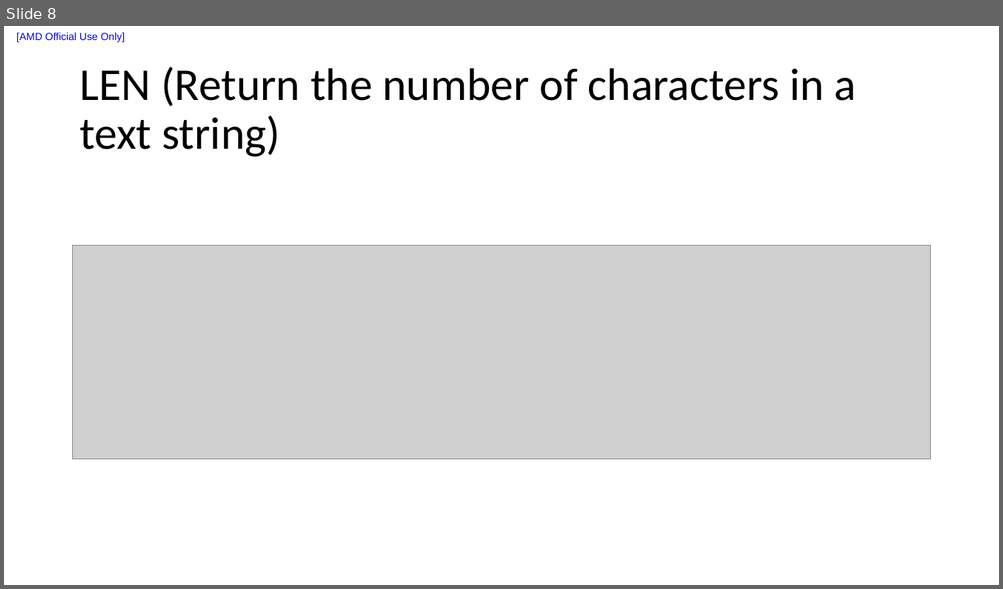
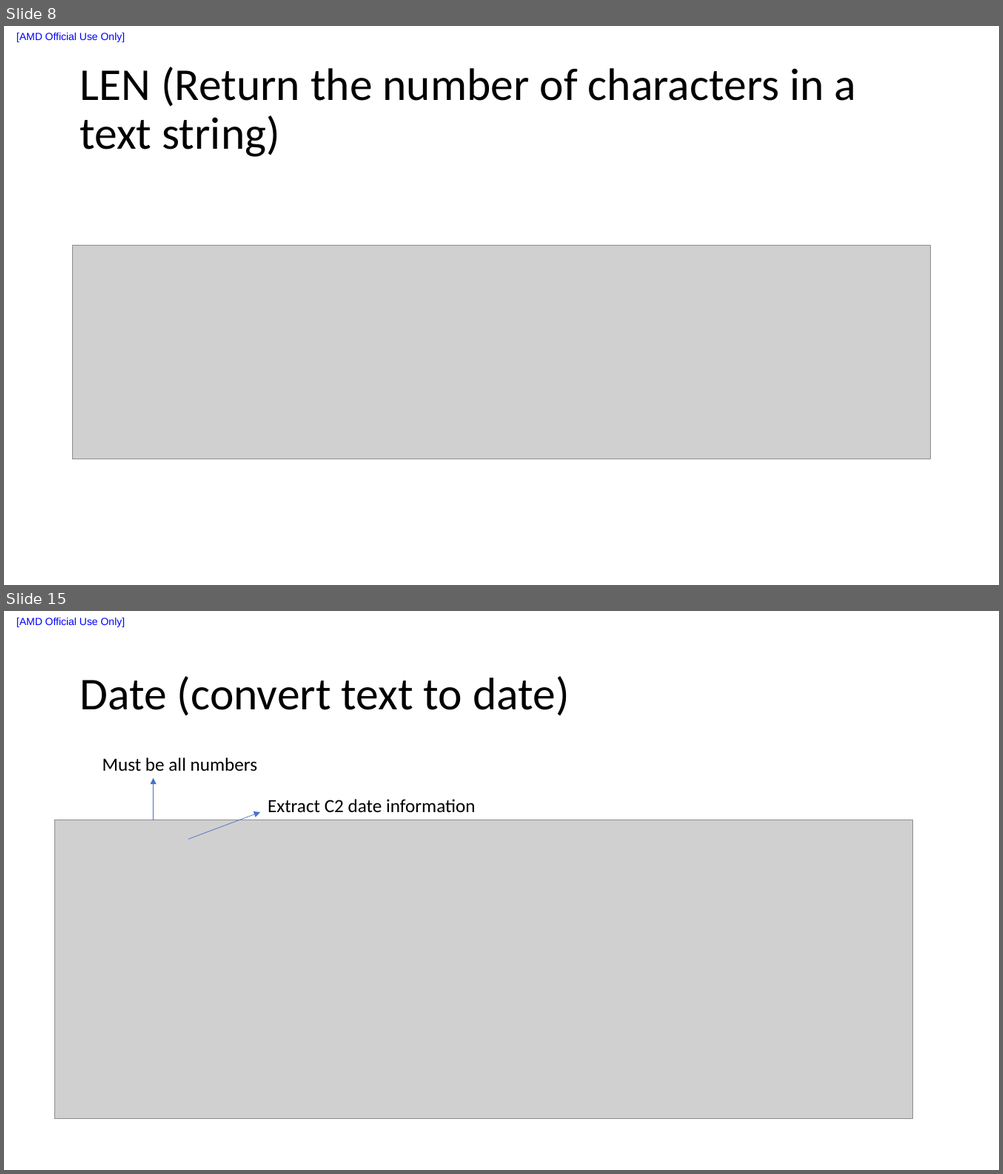
Before and after one commit to liuxu-github-ui/Excel, a slide deck: ExcelFundamentalsfordataanalysis.pptx. Shown one above the other, each under a label of ours: slide 8 before the commit, slides 8 and 15 after it; the slides between them are not shown. The pictures are 1003x589 and 1003x1174 pixels, drawn with LibreOffice and Linux fonts; fonts in the diff are those of the drawing; grey boxes stand for pictures. Boxes give left, top, right and bottom in pixels: in the first picture for what was removed or moved away, otherwise in the second. Text is boxed around its words. In the diff, an @@ line names an element or a change of style, - is before the commit and + after.

```diff
--- a/ExcelFundamentalsfordataanalysis.pptx
+++ b/ExcelFundamentalsfordataanalysis.pptx
@@ slide 15 added at [4,611,999,1170], background #FFFFFF; not listed: 1 template element that a slide beside it also shows @@
@@ title added at [79,676,569,716], 44 pt, text #000000 @@
+Date (convert text to date)
@@ text added at [102,758,257,772], 18 pt, text #000000 @@
+Must be all numbers
@@ arrow added from (153, 820) to (153, 778), #4472C4 0.5 pt @@
@@ text added at [267,799,475,812], 18 pt, text #000000 @@
+Extract C2 date information
@@ picture added at [55,820,913,1120] @@
@@ arrow added from (188, 840) to (260, 812), #4472C4 0.5 pt @@
```
Also in this commit, not shown: 1 slide changed, 11 other slides added, 10 other files.
